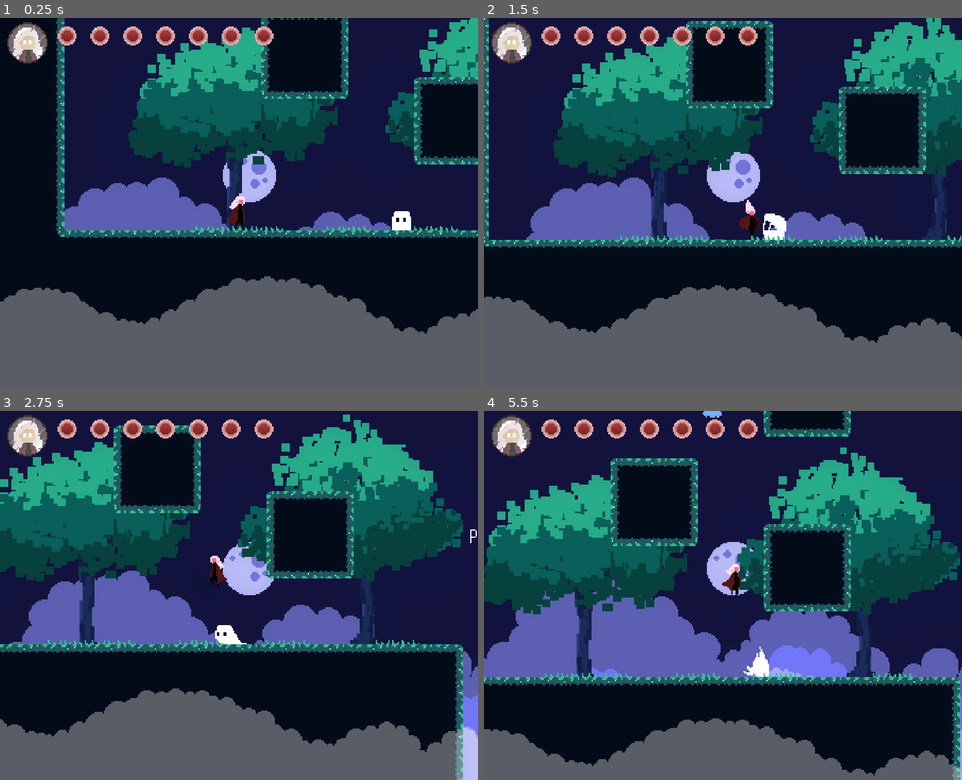
Above: before the commit, frames 1-4 (two rows, left to right).
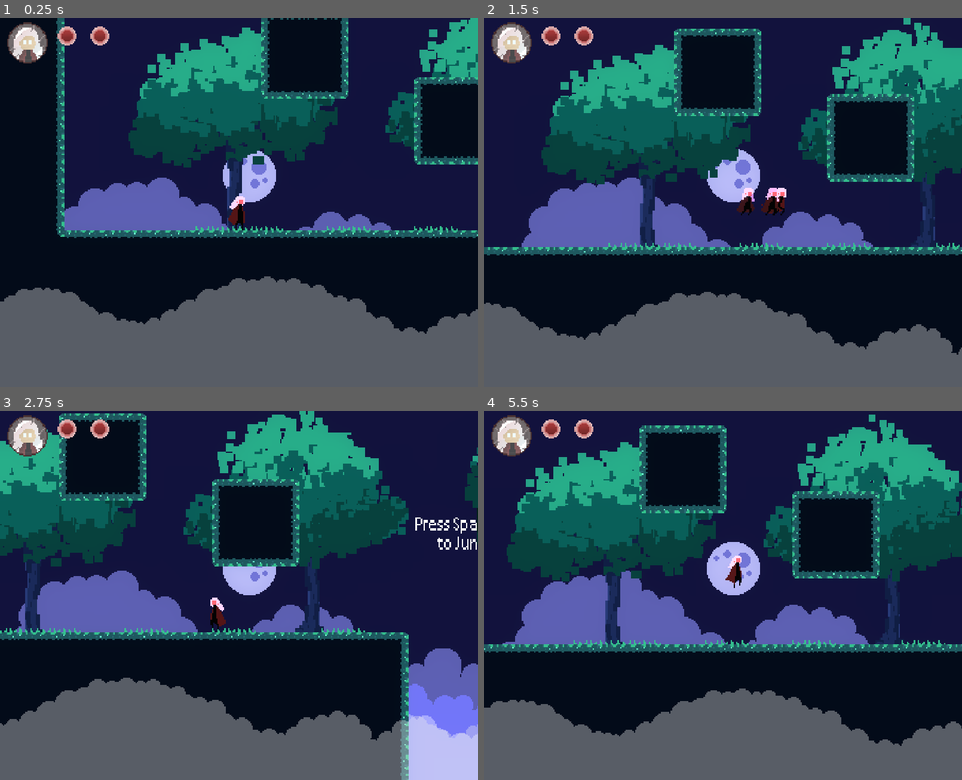
Above: after the commit, the same moments.

Repository: lpettenella/GodotGame
Game: Godot game, scene res://scenes/levels/level1.tscn
The game is run twice, just before and just after one commit, with the same random seed, the same clock (stepped at 60 frames per second) and the same inputs.
Inputs:
- Up to frame 1 (0.25 s): no input
- Up to frame 2 (1.5 s): hold D (right) from 0.53 s (still down); tap Z (attack) at 0.6 s; tap Space (jump) at 0.77, 1.07 s; tap Shift (dash) at 0.8, 1.35 s
- Up to frame 3 (2.75 s): tap Space (jump) at 1.52, 1.82 s; tap E (eat) at 1.55, 2.1 s; release D (right) at 2.03 s; hold A (left) from 2.03 s (still down); hold Space (jump) from 2.03 s (still down)
- Up to frame 4 (5.5 s): release A (left) at 2.78 s; release Space (jump) at 2.78 s; hold D (right) 2.78-4.28 s; tap Space (jump) at 2.85, 3.02, 3.32, 3.77, 4.07, 4.52, 4.82 s; tap Z (attack) at 3.05, 3.6 s; tap Shift (dash) at 3.8, 4.35 s; hold A (left) 4.28-5.03 s; tap E (eat) at 4.55, 5.1 s; hold D (right) from 5.03 s (still down); hold Space (jump) from 5.03 s (still down)

The runs differ from the first frame. In frame 1, 1.0% of the frame differs, in the area x 25-86%, y 2-58%; in frame 2, 21%; in frame 3, 43%; in frame 4, 52%, in the area x 0-100%, y 0-100%.

Commit message:
update: player state machine

Diff:
--- a/scenes/levels/level1.tscn
+++ b/scenes/levels/level1.tscn
@@ -190,7 +190,7 @@
 position = Vector2(7469, -967)
 
 [node name="Enemy2" parent="." instance=ExtResource("12_aikrl")]
-position = Vector2(1229, 750)
+position = Vector2(2721, 758)
 
 [node name="FlyEnemy" parent="." instance=ExtResource("13_vta4u")]
 position = Vector2(966, -144)
--- /dev/null
+++ b/scenes/player/Ghost.tscn
@@ -0,0 +1,8 @@
+[gd_scene load_steps=3 format=3 uid="uid://pqp4p82f6ih2"]
+
+[ext_resource type="Texture2D" uid="uid://cxnxtse1npyne" path="res://sprite-sheet/dash_ghost.png" id="1_84be3"]
+[ext_resource type="Script" path="res://script/player/Ghost.gd" id="2_ir5v7"]
+
+[node name="Ghost" type="Sprite2D"]
+texture = ExtResource("1_84be3")
+script = ExtResource("2_ir5v7")
--- a/scenes/player/Player.tscn
+++ b/scenes/player/Player.tscn
@@ -1,7 +1,8 @@
-[gd_scene load_steps=131 format=3 uid="uid://bc22fmtpjf4qe"]
+[gd_scene load_steps=129 format=3 uid="uid://bc22fmtpjf4qe"]
 
 [ext_resource type="Texture2D" uid="uid://cot4tsdrr7ih4" path="res://sprite-sheet/character-animation-Sheet.png" id="1"]
 [ext_resource type="Script" path="res://script/player/Player.gd" id="2"]
+[ext_resource type="PackedScene" uid="uid://pqp4p82f6ih2" path="res://scenes/player/Ghost.tscn" id="2_8vumg"]
 [ext_resource type="Script" path="res://script/state/StateMachine.gd" id="5_5in8h"]
 [ext_resource type="Script" path="res://script/player/states/PlayerAir.gd" id="6_1dmso"]
 [ext_resource type="Script" path="res://script/player/states/PlayerIdle.gd" id="6_2qiak"]
@@ -9,6 +10,10 @@
 [ext_resource type="Script" path="res://script/player/states/PlayerRun.gd" id="7_x85k4"]
 [ext_resource type="Script" path="res://script/player/states/PlayerAttackAir.gd" id="8_pgedr"]
 [ext_resource type="Script" path="res://script/player/states/PlayerWall.gd" id="9_qroq3"]
+[ext_resource type="Script" path="res://script/player/states/PlayerHit.gd" id="10_qcjo7"]
+[ext_resource type="Script" path="res://script/player/states/PlayerDeath.gd" id="11_iyvp3"]
+[ext_resource type="Script" path="res://script/player/states/PlayerEat.gd" id="11_pye0a"]
+[ext_resource type="Script" path="res://script/player/states/PlayerDash.gd" id="13_i4p2e"]
 
 [sub_resource type="AtlasTexture" id="AtlasTexture_nu6yr"]
 atlas = ExtResource("1")
@@ -146,45 +151,17 @@
 atlas = ExtResource("1")
 region = Rect2(480, 864, 160, 96)
 
+[sub_resource type="AtlasTexture" id="AtlasTexture_aulv7"]
+atlas = ExtResource("1")
+region = Rect2(160, 288, 160, 96)
+
+[sub_resource type="AtlasTexture" id="AtlasTexture_rrh1n"]
+atlas = ExtResource("1")
+region = Rect2(320, 288, 160, 96)
+
 [sub_resource type="AtlasTexture" id="AtlasTexture_wmwvh"]
 atlas = ExtResource("1")
 region = Rect2(0, 288, 160, 96)
-
-[sub_resource type="AtlasTexture" id="AtlasTexture_aulv7"]
-atlas = ExtResource("1")
-region = Rect2(160, 288, 160, 96)
-
-[sub_resource type="AtlasTexture" id="AtlasTexture_rrh1n"]
-atlas = ExtResource("1")
-region = Rect2(320, 288, 160, 96)
-
-[sub_resource type="AtlasTexture" id="AtlasTexture_768nn"]
-atlas = ExtResource("1")
-region = Rect2(480, 288, 160, 96)
-
-[sub_resource type="AtlasTexture" id="AtlasTexture_n1sfy"]
-atlas = ExtResource("1")
-region = Rect2(640, 288, 160, 96)
-
-[sub_resource type="AtlasTexture" id="AtlasTexture_fhr8o"]
-atlas = ExtResource("1")
-region = Rect2(800, 288, 160, 96)
-
-[sub_resource type="AtlasTexture" id="AtlasTexture_p5bos"]
-atlas = ExtResource("1")
-region = Rect2(960, 288, 160, 96)
-
-[sub_resource type="AtlasTexture" id="AtlasTexture_5ifo1"]
-atlas = ExtResource("1")
-region = Rect2(1120, 288, 160, 96)
-
-[sub_resource type="AtlasTexture" id="AtlasTexture_wbe4s"]
-atlas = ExtResource("1")
-region = Rect2(1280, 288, 160, 96)
-
-[sub_resource type="AtlasTexture" id="AtlasTexture_828vy"]
-atlas = ExtResource("1")
-region = Rect2(1440, 288, 160, 96)
 
 [sub_resource type="AtlasTexture" id="70"]
 atlas = ExtResource("1")
@@ -606,34 +583,13 @@
 }, {
 "frames": [{
 "duration": 1.0,
+"texture": SubResource("AtlasTexture_aulv7")
+}, {
+"duration": 1.0,
+"texture": SubResource("AtlasTexture_rrh1n")
+}, {
+"duration": 1.0,
 "texture": SubResource("AtlasTexture_wmwvh")
-}, {
-"duration": 1.0,
-"texture": SubResource("AtlasTexture_aulv7")
-}, {
-"duration": 1.0,
-"texture": SubResource("AtlasTexture_rrh1n")
-}, {
-"duration": 1.0,
-"texture": SubResource("AtlasTexture_768nn")
-}, {
-"duration": 1.0,
-"texture": SubResource("AtlasTexture_n1sfy")
-}, {
-"duration": 1.0,
-"texture": SubResource("AtlasTexture_fhr8o")
-}, {
-"duration": 1.0,
-"texture": SubResource("AtlasTexture_p5bos")
-}, {
-"duration": 1.0,
-"texture": SubResource("AtlasTexture_5ifo1")
-}, {
-"duration": 1.0,
-"texture": SubResource("AtlasTexture_wbe4s")
-}, {
-"duration": 1.0,
-"texture": SubResource("AtlasTexture_828vy")
 }],
 "loop": false,
 "name": &"dash",
@@ -966,11 +922,13 @@
 modulate = Color(1.5, 1.5, 1.5, 1)
 collision_layer = 2
 script = ExtResource("2")
+max_health = 2
+ghost = ExtResource("2_8vumg")
 
 [node name="AnimatedSprite2D" type="AnimatedSprite2D" parent="."]
 scale = Vector2(5, 5)
 sprite_frames = SubResource("21")
-animation = &"wall"
+animation = &"dash"
 
 [node name="WallChecker" type="RayCast2D" parent="."]
 rotation = -1.5708
@@ -1029,7 +987,7 @@
 one_shot = true
 
 [node name="DashTime" type="Timer" parent="."]
-wait_time = 0.15
+wait_time = 0.2
 one_shot = true
 
 [node name="AttackComboDelay" type="Timer" parent="."]
@@ -1061,6 +1019,13 @@
 wait_time = 0.4
 one_shot = true
 
+[node name="JumpTime" type="Timer" parent="."]
+wait_time = 0.2
+one_shot = true
+
+[node name="GhostTime" type="Timer" parent="."]
+wait_time = 0.05
+
 [node name="StateMachine" type="Node2D" parent="." node_paths=PackedStringArray("initial_state")]
 script = ExtResource("5_5in8h")
 initial_state = NodePath("Idle")
@@ -1089,9 +1054,17 @@
 [node name="Wall" type="Node2D" parent="StateMachine"]
 script = ExtResource("9_qroq3")
 
-[node name="JumpTime" type="Timer" parent="."]
-wait_time = 0.2
-one_shot = true
+[node name="Hit" type="Node2D" parent="StateMachine"]
+script = ExtResource("10_qcjo7")
+
+[node name="Eat" type="Node2D" parent="StateMachine"]
+script = ExtResource("11_pye0a")
+
+[node name="Death" type="Node2D" parent="StateMachine"]
+script = ExtResource("11_iyvp3")
+
+[node name="Dash" type="Node2D" parent="StateMachine"]
+script = ExtResource("13_i4p2e")
 
 [connection signal="animation_finished" from="AnimatedSprite2D" to="." method="_on_animated_sprite_2d_animation_finished"]
 [connection signal="body_entered" from="AttackArea" to="." method="_on_AttackArea_body_entered"]
@@ -1107,3 +1080,4 @@
 [connection signal="timeout" from="InvicibilityFrames" to="." method="_on_InvicibilityFrames_timeout"]
 [connection signal="timeout" from="DeathTime" to="." method="_on_DeathTime_timeout"]
 [connection signal="timeout" from="ShootDelay" to="." method="_on_ShootDelay_timeout"]
+[connection signal="timeout" from="GhostTime" to="." method="_on_ghost_time_timeout"]
--- a/script/enemies/EnemyBullet.gd
+++ b/script/enemies/EnemyBullet.gd
@@ -2,17 +2,20 @@
 
 const SPEED = 300
 
-var direction: Vector2
+var direction = 1
 
 func _physics_process(delta):
 	$AnimatedSprite2D.play("main")
 	var collision = move_and_collide(velocity.normalized() * delta * SPEED)
 
-func init(_direction_to):
-	direction = _direction_to
-	look_at(direction)
+	direction = 1 if velocity.x > 0 else -1
+
+
+#func init(_direction_to):
+	#direction = _direction_to
+	#look_at(direction)
 
 func _on_area_2d_body_entered(body):
 	if body.name == "Player":
-		body.get_damage(-1)
+		body.get_damage(direction)
 	queue_free()
--- /dev/null
+++ b/script/player/Ghost.gd
@@ -0,0 +1,16 @@
+extends Sprite2D
+
+func _ready():
+	ghosting()
+
+func set_property(tx_pos, tx_scale):
+	position = tx_pos
+	scale = tx_scale
+
+func ghosting():
+	var tween_fade = get_tree().create_tween()
+
+	tween_fade.tween_property(self, "self_modulate", Color(1, 1, 1, 0), 0.75)
+	await tween_fade.finished
+
+	queue_free()
--- a/script/player/Player.gd
+++ b/script/player/Player.gd
@@ -3,7 +3,11 @@
 
 @export var max_health = 7
 @export var bullet : PackedScene
-@export var dash_fx: PackedScene
+@export var dash_fx : PackedScene
+@export var ghost : PackedScene
+
+@onready var health = max_health
+signal health_changed
 
 const GRAVITY = 100
 const SPEED = 600
@@ -14,19 +18,23 @@
 const SLIDE_ON_WALL_TIME = 0.5
 const STAY_ON_WALL_TIME = 1.0
 const CLIMB_TIME = 1.0
-const SPEED_IMPULSE = 50
+const SPEED_IMPULSE = 60
 
 const melee_map = ["attack1", "attack2", "attack3"]
 var combo_count = -1
 var queued_attack = false
-
-@onready var health = max_health
-signal health_changed
+var can_eat = false
 
 var attacked = false
 var jumped = false
 var jump_timer = 0.0
-var facing = true
+var facing = 1
+var just_hitted = false
+var damage_from = 1
+
+#meat
+var meat_body = []
+var actual_meat : CharacterBody2D
 
 func _physics_process(delta):
 	if velocity.y > FALL_LIMIT:
@@ -43,14 +51,33 @@
 
 	return direction
 
+func get_input_vector():
+	var direction = Vector2.ZERO
+	direction.x = Input.get_action_strength("right") - Input.get_action_strength("left")
+	direction.y = Input.get_action_strength("down") - Input.get_action_strength("up")
+
+	if direction.x != 0:
+		flip_player(direction.x)
+
+	return direction.normalized()
+
+func add_ghost():
+	var ghost = ghost.instantiate()
+	ghost.set_property(position, $AnimatedSprite2D.scale)
+	get_tree().current_scene.add_child(ghost)
+
 func is_on_wall_check():
 	return $WallChecker.is_colliding() and !is_on_floor()
+
+func is_on_wall_head():
+	return $WallCheckerHead.is_colliding()
 
 func flip_player(direction):
 	$AnimatedSprite2D.set_flip_h(direction != 1)
 	$AttackArea.scale.x = direction
 	$AirAttackArea.scale.x = direction
 	$WallChecker.rotation_degrees = 90 * -direction
+	$WallCheckerHead.rotation_degrees = 90 * -direction
 	facing = direction
 
 func handle_jump(_delta):
@@ -71,18 +98,78 @@
 		if abs(velocity.x) >= abs(SPEED * coefficient):
 			velocity.x = SPEED * facing
 
-func get_damage(damage):
-	pass
+func damage_conditions():
+	return just_hitted and ($InvicibilityFrames.time_left > 0 or $RollInvFrames.time_left > 0)
 
-func _on_animated_sprite_2d_animation_finished():
-	match($AnimatedSprite2D.animation):
-		"prefall":
-			$AnimatedSprite2D.play("fall")
-		"attack1", "attack2", "attack3":
-			attacked = true
-			$AttackComboDelay.start()
-		"jumpattack":
-			attacked = true
+func eat_conditions():
+	return is_on_floor() and can_eat and health != max_health
 
+func get_damage(direction):
+	if $InvicibilityFrames.time_left > 0 or $RollInvFrames.time_left > 0:
+		return
+	damage_from = direction
+	just_hitted = true
+
+func gain_health(qty):
+	if health == max_health: return
+	health += qty
+	emit_signal("health_changed", health)
+
+func disable_atk_collision(value = "both"):
+	match(value):
+		"both":
+			$AttackArea/CollisionShape2D.disabled = true
+			$AirAttackArea/CollisionShape2D.disabled = true
+		"floor":
+			$AttackArea/CollisionShape2D.disabled = true
+		"air":
+			$AirAttackArea/CollisionShape2D.disabled = true
+
+func frame_freeze(time_scale, duration):
+	Engine.time_scale = time_scale
+	await get_tree().create_timer(duration * time_scale).timeout
+	Engine.time_scale = 1.0
+
+func handle_knockback(amount = 100):
+	$KnockbackTime.start()
+	velocity.x = amount * (facing * -1)
+
+# timers
 func _on_AttackComboDelay_timeout():
 	combo_count = -1
+
+func _on_DamageTime_timeout():
+	just_hitted = false
+
+func _on_InvicibilityFrames_timeout():
+	modulate.a = 1
+
+func _on_DeathTime_timeout():
+	velocity.x = lerp(velocity.x, 0.0, facing * 0.2 * -1)
+
+func _on_ghost_time_timeout():
+	add_ghost()
+
+# areas
+func _on_AttackArea_body_entered(body: CharacterBody2D):
+	if body.has_method("handle_hit") and !$AttackArea/CollisionShape2D.disabled:
+		handle_knockback()
+		body.handle_hit(facing)
+		$Camera2D/ScreenShake.start()
+
+func _on_AirAttackArea_body_entered(body):
+	if body.has_method("handle_hit") and !$AirAttackArea/CollisionShape2D.disabled:
+		handle_knockback()
+		body.handle_hit(facing)
+		$Camera2D/ScreenShake.start()
+
+func _on_FeetArea_body_entered(body):
+	is_on_floor()
+	if body.has_method("get_eaten"):
+		can_eat = true
+		meat_body.append(body)
+
+func _on_FeetArea_body_exited(body):
+	if body.has_method("get_eaten"):
+		meat_body.erase(body)
+		if meat_body.is_empty(): can_eat = false
--- a/script/player/states/PlayerAir.gd
+++ b/script/player/states/PlayerAir.gd
@@ -11,9 +11,21 @@
 	animated_sprite.play("jump")
 	if msg.has("do_jump_wall"):
 		from_wall = true
+	if msg.has("do_jump"):
+		jump = true
 
 func physics_update(_delta: float):
-	player.handle_jump(_delta)
+	if player.just_hitted:
+		player.jumped = true
+		Transitioned.emit(self, "hit")
+		return
+
+	if Input.is_action_just_pressed("dash"):
+		Transitioned.emit(self, "dash")
+		return
+
+	if jump or from_wall:
+		player.handle_jump(_delta)
 
 	if player.is_on_floor():
 		player.jump_timer = 0.0
@@ -32,13 +44,16 @@
 		Transitioned.emit(self, "airattack")
 		return
 
-	if player.velocity.y > 0 and animated_sprite.animation != "fall":
+	if player.velocity.y > 0 and not animated_sprite.animation in ["fall", "prefall"]:
 		animated_sprite.play("prefall")
+	if animated_sprite.animation == "prefall" and not animated_sprite.is_playing():
+		animated_sprite.play("fall")
 
 	if from_wall:
 		wall_impulse_timer += _delta
 		if wall_impulse_timer < WALL_IMPULSE_TIME:
-			player.velocity.x = player.SPEED * player.facing * 1.5
+		#if Input.is_action_pressed("jump"):
+			player.velocity.x = player.SPEED * 1.5 * player.facing
 		else:
 			player.handle_horizontal_movement(1.5)
 	else:
@@ -48,5 +63,6 @@
 	player.move_and_slide()
 
 func exit():
+	jump = false
 	from_wall = false
 	wall_impulse_timer = 0.0
--- a/script/player/states/PlayerAttack.gd
+++ b/script/player/states/PlayerAttack.gd
@@ -13,14 +13,22 @@
 		player.velocity.x = 500 * player.get_input_direction()
 
 func physics_update(_delta: float):
+	if player.just_hitted:
+		air_attack_area.disabled = true
+		Transitioned.emit(self, "hit")
+		return
+
 	if actual_combo == "attack1" and animated_sprite.frame == 3:
 		attack_area.disabled = false
 	elif actual_combo != "attack1":
 		attack_area.disabled = false
 
-	if player.attacked:
+	if not animated_sprite.is_playing():
+		player.get_node("AttackComboDelay").start()
 		if player.queued_attack:
+			player.combo_count = (player.combo_count + 1) % 3
 			Transitioned.emit(self, actual_combo)
+			air_attack_area.disabled = true
 		else:
 			Transitioned.emit(self, "idle")
 		return
@@ -34,4 +42,4 @@
 
 func exit():
 	attack_area.disabled = true
-	player.combo_count = (player.combo_count + 1) % 3
+	#player.combo_count = (player.combo_count + 1) % 3
--- a/script/player/states/PlayerAttackAir.gd
+++ b/script/player/states/PlayerAttackAir.gd
@@ -5,13 +5,19 @@
 var on_air = false
 
 func enter(_msg := {}):
-	player.get_node("AnimatedSprite2D").play("jumpattack")
+	animated_sprite.play("jumpattack")
 	player.attacked = false
 
 func physics_update(_delta: float):
+	if player.just_hitted:
+		air_attack_area.disabled = true
+		Transitioned.emit(self, "hit")
+		return
+
 	air_attack_area.disabled = false
 
-	if player.attacked:
+	if not animated_sprite.is_playing():
+		air_attack_area.disabled = true
 		if not player.is_on_floor():
 			Transitioned.emit(self, "air")
 		else:
--- /dev/null
+++ b/script/player/states/PlayerDash.gd
@@ -0,0 +1,36 @@
+extends PlayerState
+class_name PlayerDash
+
+var dash_vector = Vector2(1,1).normalized()
+var dash_time : Timer
+var ghost_time : Timer
+
+func enter(_msg := {}):
+	animated_sprite.play("dash")
+	dash_vector = player.get_input_vector()
+	if dash_vector == Vector2(0, 0).normalized():
+		dash_vector = Vector2(player.facing, 0).normalized()
+
+	dash_time = player.get_node("DashTime")
+	dash_time.start()
+
+	ghost_time = player.get_node("GhostTime")
+	ghost_time.start()
+
+func physics_update(_delta: float):
+	if dash_time.time_left == 0:
+		if not player.is_on_floor():
+			Transitioned.emit(self, "air")
+		elif player.get_input_direction() == 0:
+			Transitioned.emit(self, "idle")
+		else:
+			Transitioned.emit(self, "run")
+		return
+
+	player.velocity = player.SPEED * 3 * dash_vector
+
+	player.move_and_slide()
+
+func exit():
+	ghost_time.stop()
+	player.velocity.y = lerp(player.velocity.y, 0.0, 0.5)
--- a/script/player/states/PlayerDeath.gd
+++ b/script/player/states/PlayerDeath.gd
@@ -1,20 +1,23 @@
 extends PlayerState
 class_name PlayerDeath
 
+var death_timer : Timer
+
 func enter(_msg := {}):
-	player.get_node("AnimatedSprite2D").play("idle")
+	animated_sprite.play("death")
+	player.velocity.x = 100 * (player.facing * -1)
+	player.velocity.y = 0
+
+	death_timer = player.get_node("DeathTime")
+	death_timer.start()
+
+	player.frame_freeze(0.1, 0.6)
+	player.disable_atk_collision()
 
 func physics_update(_delta: float):
-	if not player.is_on_floor():
-		Transitioned.emit(self, "air")
+	if not animated_sprite.is_playing():
+		get_tree().reload_current_scene()
 
-	player.velocity.x = lerp(player.velocity.x, 0.0, 0.3)
+	player.velocity.y += player.GRAVITY
+
 	player.move_and_slide()
-
-	if Input.is_action_pressed("right") or Input.is_action_pressed("left"):
-		Transitioned.emit(self, "run")
-	elif Input.is_action_pressed("jump"):
-		Transitioned.emit(self, "air", {do_jump = true})
-	elif Input.is_action_just_pressed("attack"):
-		player.combo_count = (player.combo_count + 1) % 3
-		Transitioned.emit(self, player.melee_map[player.combo_count])
--- /dev/null
+++ b/script/player/states/PlayerEat.gd
@@ -0,0 +1,22 @@
+extends PlayerState
+class_name PlayerEat
+
+func enter(_msg := {}):
+	animated_sprite.play("eat")
+	player.actual_meat = player.meat_body.back()
+
+func physics_update(_delta: float):
+	player.velocity = player.position.direction_to(player.actual_meat.position) * player.SPEED
+
+	if not animated_sprite.is_playing():
+		handle_post_eat()
+		Transitioned.emit(self, "idle")
+		return
+
+	player.move_and_slide()
+
+func handle_post_eat():
+	var meat_to_eat = player.meat_body.pop_at(-1)
+	if meat_to_eat != null:
+		meat_to_eat.get_eaten()
+		player.gain_health(1)
--- /dev/null
+++ b/script/player/states/PlayerHit.gd
@@ -0,0 +1,36 @@
+extends PlayerState
+class_name PlayerHit
+
+func enter(_msg := {}):
+	player.get_node("DamageTime").start()
+	player.get_node("KnockbackTime").start()
+	player.get_node("InvicibilityFrames").start()
+	animated_sprite.play("damage")
+	player.health -= 1
+
+	#freeze
+	player.frame_freeze(0.1, 0.3)
+
+	#health bar
+	player.emit_signal("health_changed", player.health)
+	#player.velocity.x = 0
+
+	#knockback
+	player.velocity.x = 300 * player.damage_from
+
+	#change colour
+	player.modulate.a = 0.5
+
+	player.disable_atk_collision()
+
+func physics_update(_delta: float):
+	if player.health <= 0:
+		Transitioned.emit(self, "death"	)
+		return
+	if player.get_node("DamageTime").time_left <= 0:
+		Transitioned.emit(self, "idle")
+		return
+
+	player.velocity.y = 0
+
+	player.move_and_slide()
--- a/script/player/states/PlayerIdle.gd
+++ b/script/player/states/PlayerIdle.gd
@@ -5,6 +5,18 @@
 	animated_sprite.play("idle")
 
 func physics_update(_delta: float):
+	if player.just_hitted:
+		Transitioned.emit(self, "hit")
+		return
+
+	if Input.is_action_just_pressed("dash"):
+		Transitioned.emit(self, "dash")
+		return
+
+	if Input.is_action_just_pressed("eat") and player.eat_conditions():
+		Transitioned.emit(self, "eat")
+		return
+
 	if not player.is_on_floor():
 		Transitioned.emit(self, "air")
 		if player.is_on_wall_check():
--- a/script/player/states/PlayerRun.gd
+++ b/script/player/states/PlayerRun.gd
@@ -2,9 +2,21 @@
 class_name PlayerRun
 
 func enter(_msg := {}):
-	player.get_node("AnimatedSprite2D").play("run")
+	animated_sprite.play("run")
 
 func physics_update(_delta: float):
+	if player.just_hitted:
+		Transitioned.emit(self, "hit")
+		return
+
+	if Input.is_action_just_pressed("dash"):
+		Transitioned.emit(self, "dash")
+		return
+
+	if Input.is_action_just_pressed("eat") and player.eat_conditions():
+		Transitioned.emit(self, "eat")
+		return
+
 	if not player.is_on_floor():
 		Transitioned.emit(self, "air")
 		if player.is_on_wall_check():
--- a/script/player/states/PlayerWall.gd
+++ b/script/player/states/PlayerWall.gd
@@ -8,7 +8,19 @@
 		animated_sprite.play("wall")
 
 func physics_update(_delta: float):
+	if player.just_hitted:
+		Transitioned.emit(self, "hit")
+		return
+
 	handle_animation()
+
+	if player.is_on_wall_check() and not player.is_on_wall_head():
+		player.position.y += -125
+		player.position.x += -69 * -player.facing
+		player.velocity.x = 0
+		player.velocity.y = 0
+		Transitioned.emit(self, "idle")
+		return
 
 	if player.is_on_floor():
 		Transitioned.emit(self, "idle")
Binary file changed: sprite-sheet/character-animation-Sheet.png
Binary file added: sprite-sheet/dash_ghost.png
Not shown, added: sprite-sheet/dash_ghost.png.import
Not shown, added: GodotExport.zip
Not shown, changed: GodotExport/Game.7z
Not shown, removed: GodotExport/Test.console.exe
Not shown, changed: GodotExport/Test.exe
Not shown, removed: GodotExport/Test.pck
Not shown, changed: Test.exe
Not shown, added: scenes/player/Pla19DE.tmp
Not shown, added: scenes/player/Pla3DA0.tmp
Not shown, added: scenes/player/Pla5783.tmp
(and 3 more such lines)
